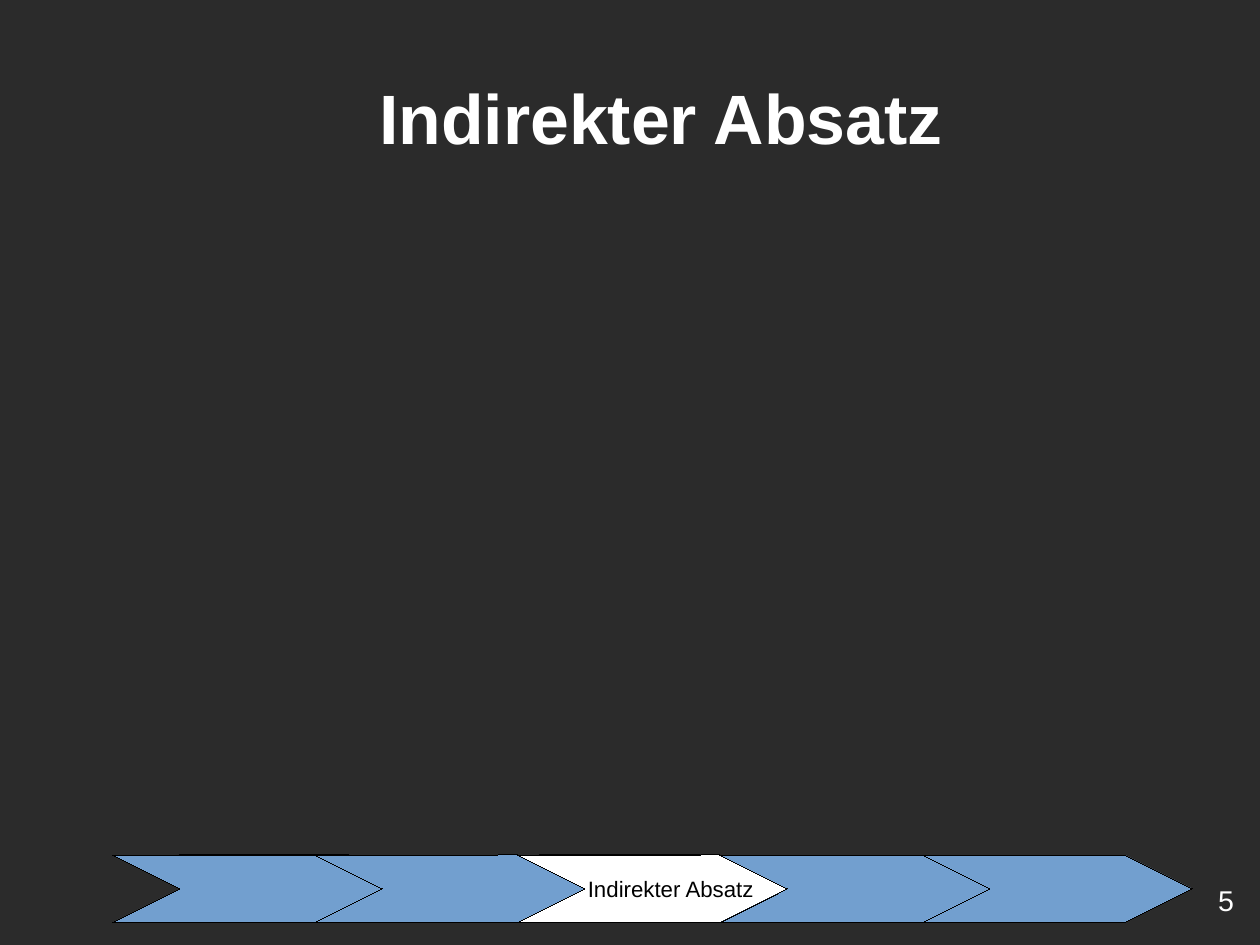
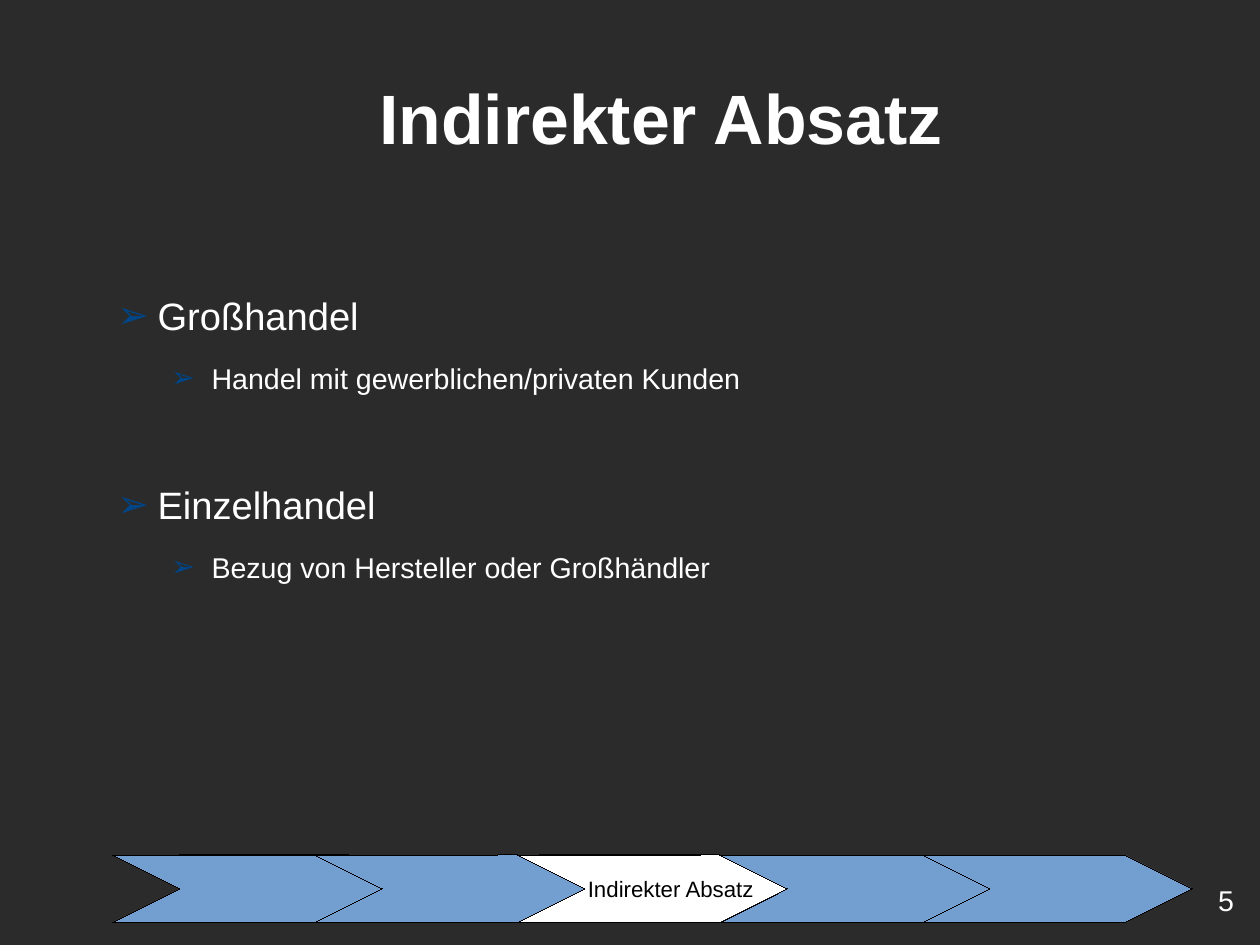
Before and after one commit to ChristianMarzianGithub/WGBlockWoche2Praesentation, a slide deck: slide 5 of TemplateHellGrauBlau.odp. Drawn at 1260x945 pixels with LibreOffice and Linux fonts; fonts in the diff are those of the drawing; background and template pictures are left out; a plain dark background stands for a picture behind light text. Boxes give left, top, right and bottom in pixels: in the first picture for what was removed or moved away, otherwise in the second. Text is boxed around its words. In the diff, an @@ line names an element or a change of style, - is before the commit and + after.

```diff
--- a/TemplateHellGrauBlau.odp
+++ b/TemplateHellGrauBlau.odp
@@ text added at [158, 302, 740, 583], 18 pt, text #FFFFFF @@
+➢ Großhandel
+  ➢ Handel mit gewerblichen/privaten Kunden
+➢ Einzelhandel
+  ➢ Bezug von Hersteller oder Großhändler
```
Also in this commit, not shown: 6 other slides changed.
